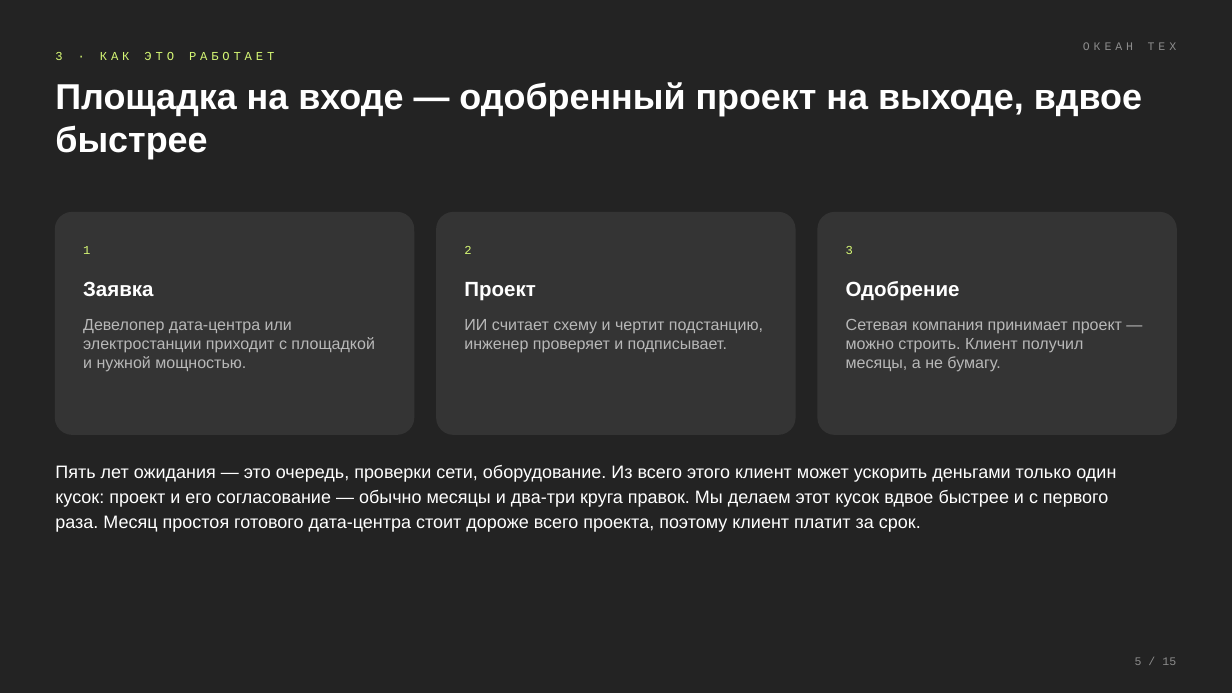
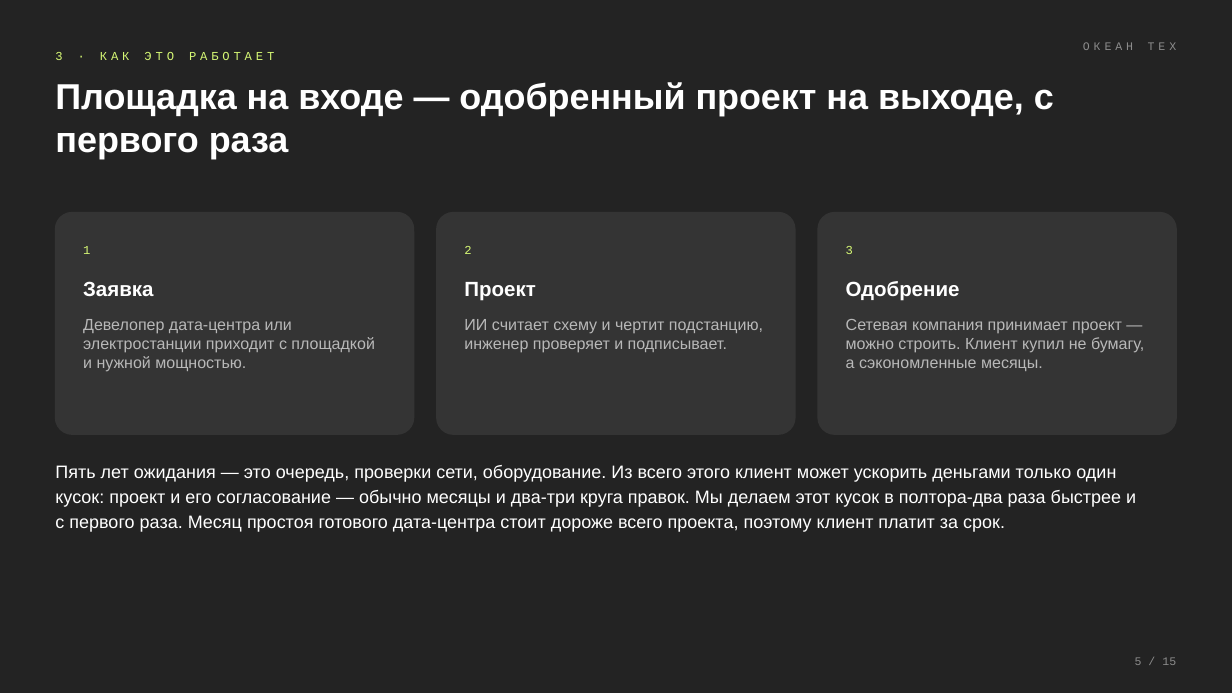
Before and after one commit to komoroshin/research, a slide deck: slide 5 of ai-case-library/research/ventures/grid-plain-deck.pptx. Drawn at 1232x693 pixels with LibreOffice and Linux fonts; fonts in the diff are those of the drawing. Boxes give left, top, right and bottom in pixels: in the first picture for what was removed or moved away, otherwise in the second. Text is boxed around its words. In the diff, an @@ line names an element or a change of style, - is before the commit and + after.

```diff
--- a/ai-case-library/research/ventures/grid-plain-deck.pptx
+++ b/ai-case-library/research/ventures/grid-plain-deck.pptx
@@ text at (55, 82, 1054, 159): text changed @@
-Площадка на входе — одобренный проект на выходе, вдвое быстрее
+Площадка на входе — одобренный проект на выходе, с первого раза
@@ text at (846, 319, 1144, 371): text changed @@
-Сетевая компания принимает проект — можно строить. Клиент получил месяцы, а не бумагу.
+Сетевая компания принимает проект — можно строить. Клиент купил не бумагу, а сэкономленные месяцы.
@@ text at (55, 465, 1136, 532): text changed @@
-Пять лет ожидания — это очередь, проверки сети, оборудование. Из всего этого клиент может ускорить деньгами только один кусок: проект и его согласование — обычно месяцы и два-три круга правок. Мы делаем этот кусок вдвое быстрее и с первого раза. Месяц простоя готового дата-центра стоит дороже всего проекта, поэтому клиент платит за срок.
+Пять лет ожидания — это очередь, проверки сети, оборудование. Из всего этого клиент может ускорить деньгами только один кусок: проект и его согласование — обычно месяцы и два-три круга правок. Мы делаем этот кусок в полтора-два раза быстрее и с первого раза. Месяц простоя готового дата-центра стоит дороже всего проекта, поэтому клиент платит за срок.
```
Also in this commit, not shown: 11 other slides changed, 3 other files.
